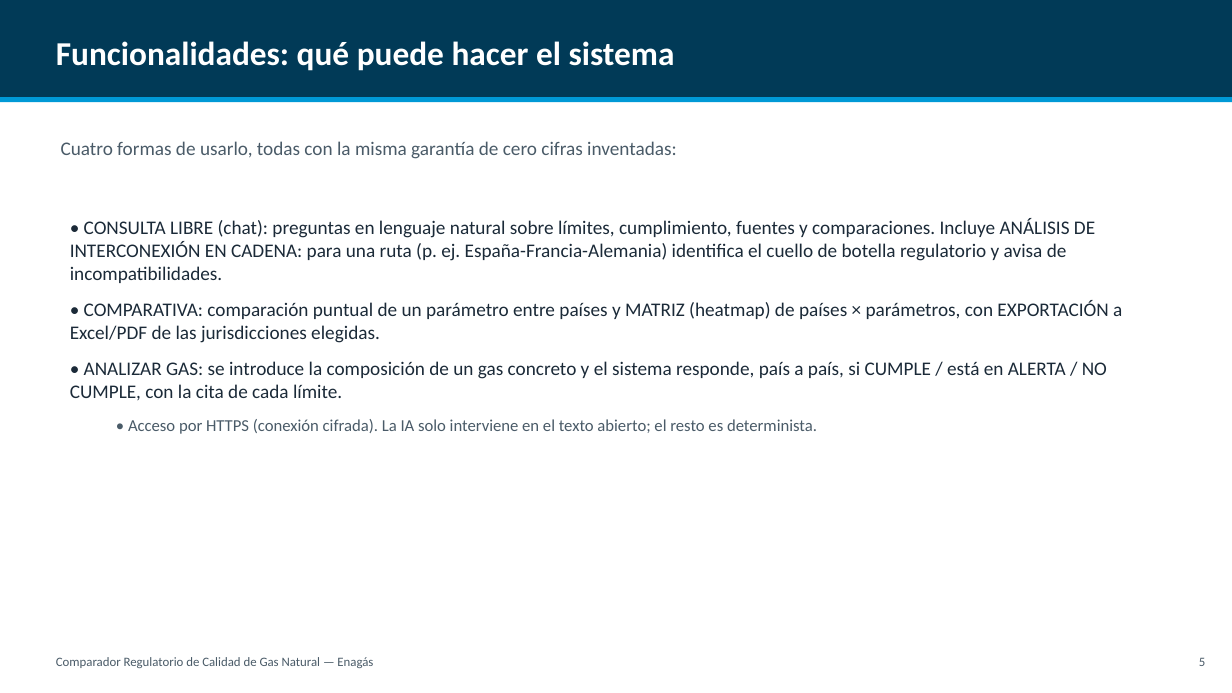
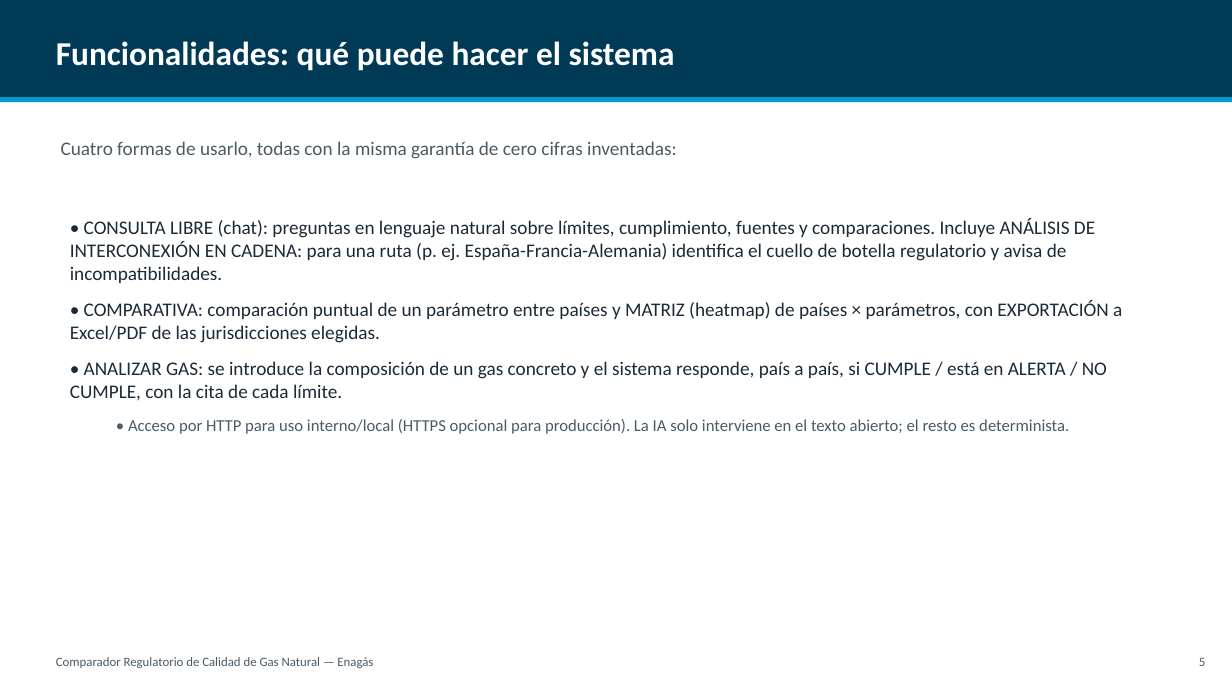
Before and after one commit to CarlosOlivaZurdo/ENAG-S_G1, a slide deck: slide 6 of docs/Presentacion_Comparador_Gas.pptx. Drawn at 1232x693 pixels with LibreOffice and Linux fonts; fonts in the diff are those of the drawing. Boxes give left, top, right and bottom in pixels: in the first picture for what was removed or moved away, otherwise in the second. Text is boxed around its words. In the diff, an @@ line names an element or a change of style, - is before the commit and + after.

```diff
--- a/docs/Presentacion_Comparador_Gas.pptx
+++ b/docs/Presentacion_Comparador_Gas.pptx
@@ text at [128, 419, 1069, 434]: text changed @@
-  • Acceso por HTTPS (conexión cifrada). La IA solo interviene en el texto abierto; el resto es determinista.
+  • Acceso por HTTP para uso interno/local (HTTPS opcional para producción). La IA solo interviene en el texto abierto; el resto es determinista.
```
Also in this commit, not shown: 8 other files.
